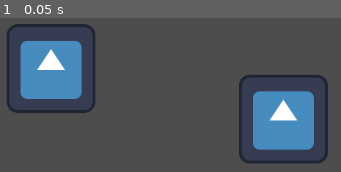
Above: before the commit, frame 1.
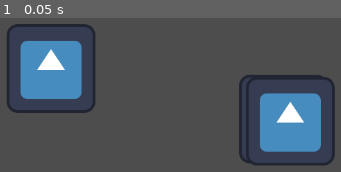
Above: after the commit, the same moment.

Repository: Azgr9/chaos
Game: Godot game, scene res://Scenes/player.tscn
Same seed, same stepped clock (60 frames per second), same inputs: the game is played once before the commit and once after it. The project has no main scene, so this scene is started directly. The engine's default icon, where the game draws it, is replaced by a stand-in: a white triangle on a blue panel in a dark square.
Inputs:
- Up to frame 1 (0.05 s): no input

The runs differ from the first frame. In frame 1, 4.9% of the frame differs, in the area x 72-99%, y 38-96%.

Commit message:
Update player.tscn

Diff:
--- a/Scenes/player.tscn
+++ b/Scenes/player.tscn
@@ -13,5 +13,5 @@
 texture = ExtResource("1_v0iea")
 
 [node name="Icon3" type="Sprite2D" parent="."]
-position = Vector2(609, 283)
+position = Vector2(619, 286)
 texture = ExtResource("1_v0iea")
